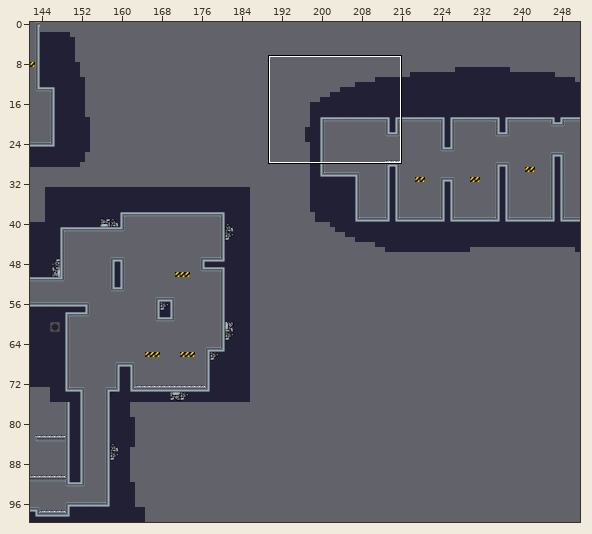
Two versions of a level (Tiled map, essaiTiled.tmx). Above, an overview of the earlier version with the close-up marked.
Close-up. Before:
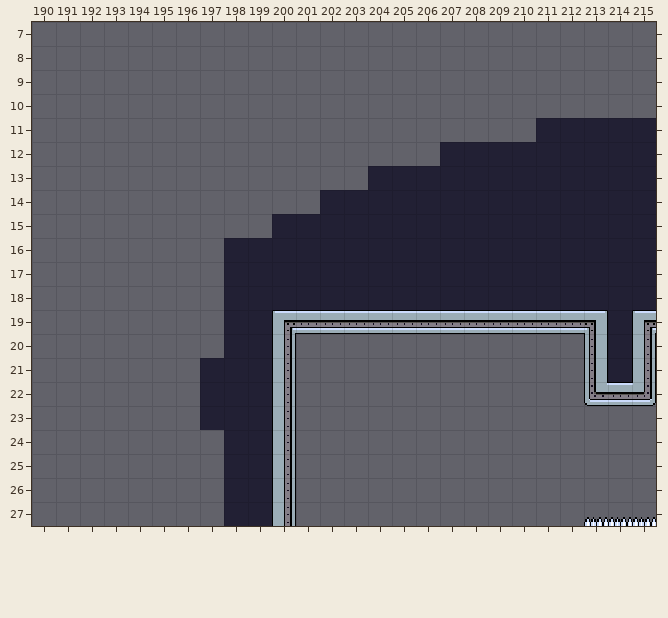
Cells are 16x16 px. Shown: x 190..215, y 7..27. The commit also changed other parts of the map, which this record leaves out. The old version is drawn lined up with the new one.
The same view after the edit:
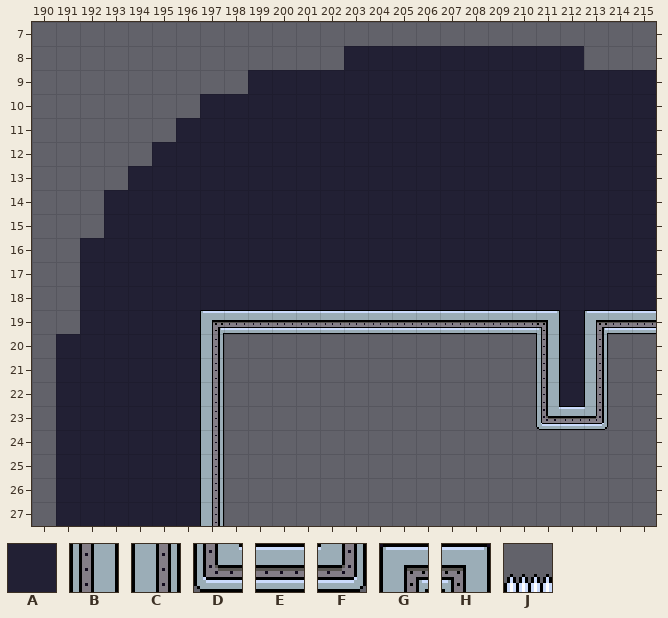
Key: from "tuileTest": A 46, B 219, C 223, D 273, E 274, F 277, G 282, H 283, J 287.
_ is an empty cell.
Objects are placed by their top-left corner, in cells (3,4 is the top-left corner of cell 3,4); size is 1x1 cell unless given.
From old to new:
map size 300x100 -> 400x100 cells
Layer "plateforme":
y 8: x 203..212 __________ -> AAAAAAAAAA
y 9: x 199..215 _________________ -> AAAAAAAAAAAAAAAAA
y 10: x 197..215 ___________________ -> AAAAAAAAAAAAAAAAAAA
y 11: x 196..210 _______________ -> AAAAAAAAAAAAAAA
y 12: x 195..206 ____________ -> AAAAAAAAAAAA
y 13: x 194..203 __________ -> AAAAAAAAAA
y 14: x 193..201 _________ -> AAAAAAAAA
y 15: x 193..199 _______ -> AAAAAAA
y 16..18: x 192..197 ______ -> AAAAAA
y 19: x 192..200 ______AAG -> AAAAAGEEE; x 211..215 EEHAG -> HAGEE
y 20: x 191..200 _______AAC -> AAAAAAC___; x 211..215 __BAC -> BAC__
y 21: x 191..200 ______AAAC -> AAAAAAC___; x 211..215 __BAC -> BAC__
y 22: x 191..200 ______AAAC -> AAAAAAC___; x 211..215 __DEF -> BAC__
y 23: x 191..200 ______AAAC -> AAAAAAC___; x 211..213 ___ -> DEF
y 24..27: x 191..200 _______AAC -> AAAAAAC___
Layer "piqueLayer":
changed: J at 213,27 -> outside this view
changed: J at 214,27 -> outside this view
changed: J at 215,27 -> outside this view
Pixel boxes of the changes (left, top, right, bottom) in both close-ups:
changed: (56, 46, 656, 526)
